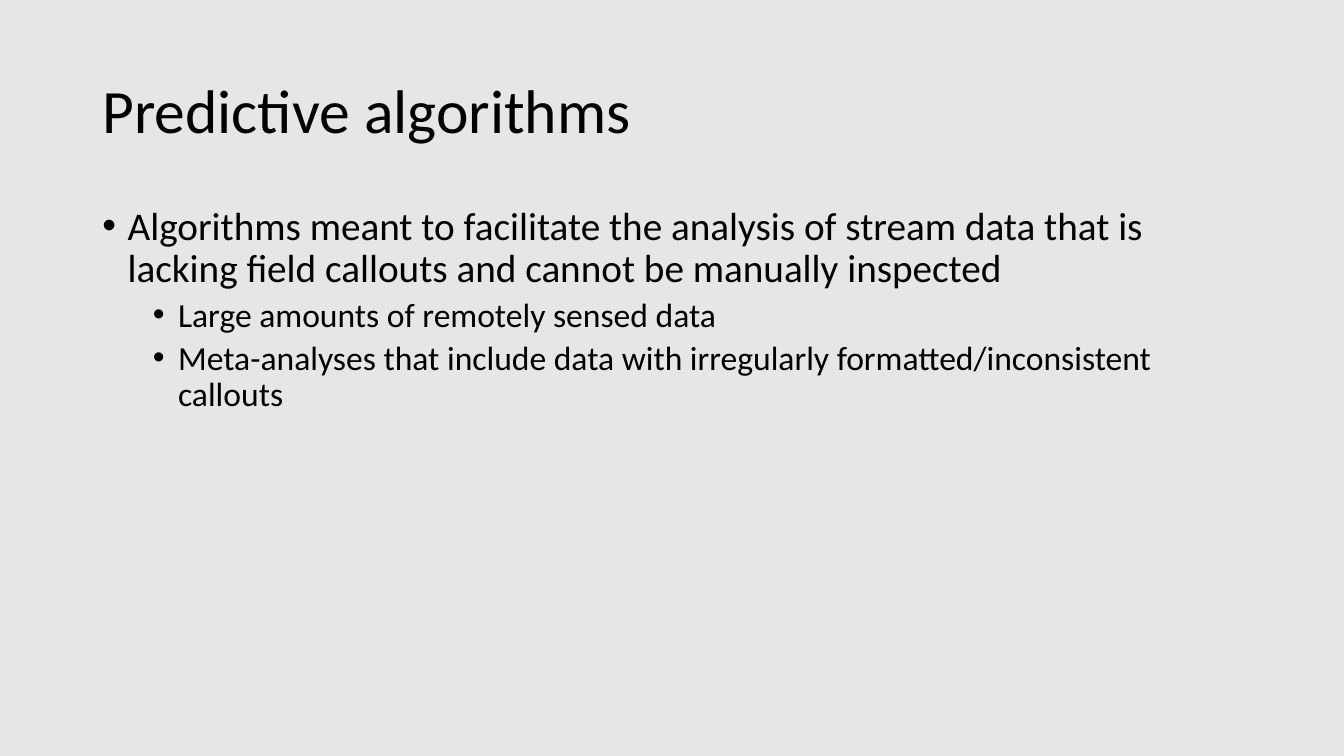
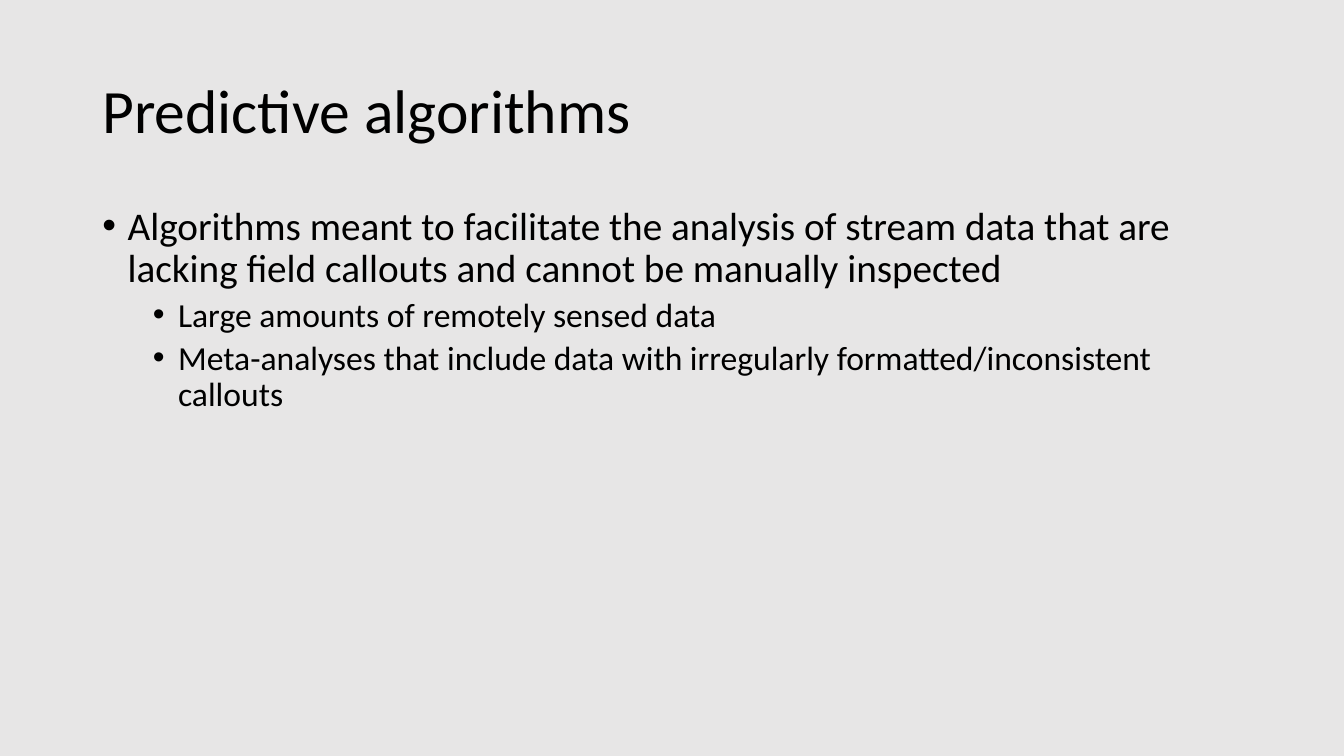
Before and after one commit to rsjones94/presentation-materials, a slide deck: slide 14 of TNAWRA_4-10-2019/jones_randall_pyfluv.pptx. Drawn at 1344x756 pixels with LibreOffice and Linux fonts; fonts in the diff are those of the drawing. Boxes give left, top, right and bottom in pixels: in the first picture for what was removed or moved away, otherwise in the second. Text is boxed around its words. In the diff, an @@ line names an element or a change of style, - is before the commit and + after.

```diff
--- a/TNAWRA_4-10-2019/jones_randall_pyfluv.pptx
+++ b/TNAWRA_4-10-2019/jones_randall_pyfluv.pptx
@@ text at [128,212,1169,289]: text changed @@
-• Algorithms meant to facilitate the analysis of stream data that is lacking field callouts and cannot be manually inspected
+• Algorithms meant to facilitate the analysis of stream data that are lacking field callouts and cannot be manually inspected
```
Also in this commit, not shown: 1 other file.
